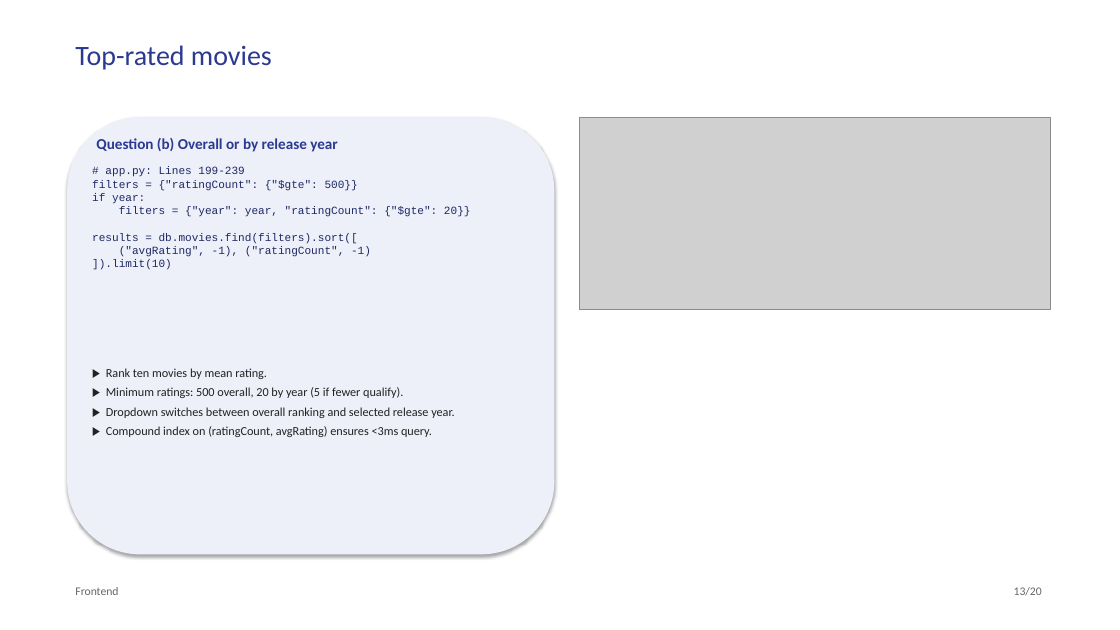
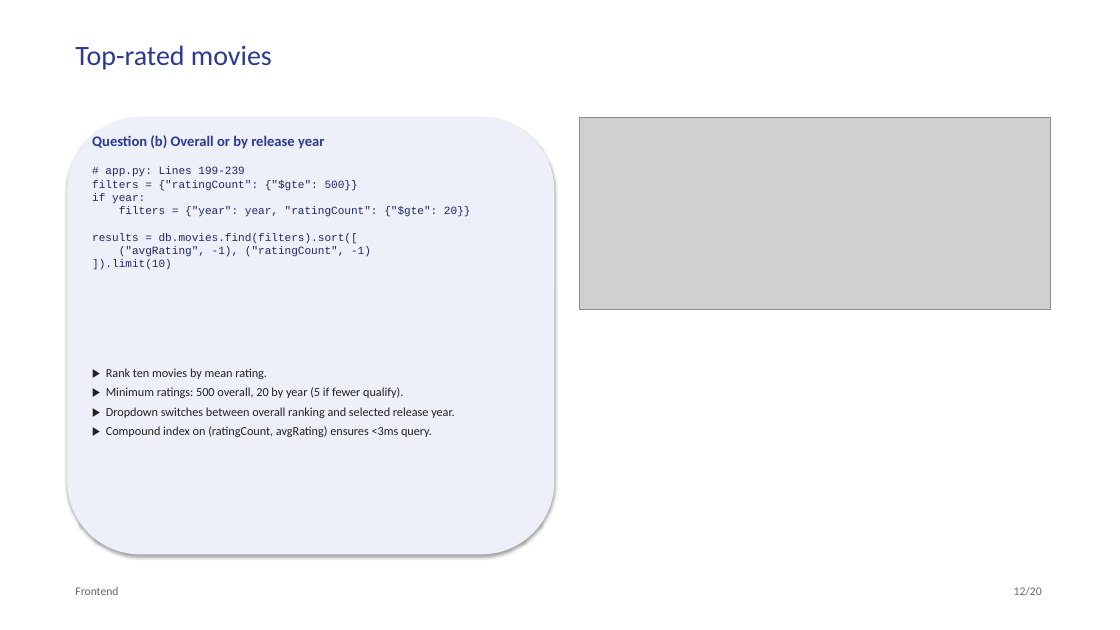
Before and after one commit to prithamnandavaram/movielens-data-engineering, a slide deck: slide 12 of presentation/MovieLens_Analytics_Presentation.pptx (slide 13 before the commit). Drawn at 1120x630 pixels with LibreOffice and Linux fonts; fonts in the diff are those of the drawing; grey boxes stand for pictures. Boxes give left, top, right and bottom in pixels: in the first picture for what was removed or moved away, otherwise in the second. Text is boxed around its words. In the diff, an @@ line names an element or a change of style, - is before the commit and + after.

Commit message:
docs(presentation): update deck structure, tech stack one-liners, tree architecture, and question sequence

```diff
--- a/presentation/MovieLens_Analytics_Presentation.pptx
+++ b/presentation/MovieLens_Analytics_Presentation.pptx
@@ text "Question (b) Overall or by ..." at [92,135,324,149]: size 13 to 12.5 pt; less space between paragraphs @@
```
Also in this commit, not shown: 12 other slides changed, 6 slides added, 6 slides removed, 1 other file.
